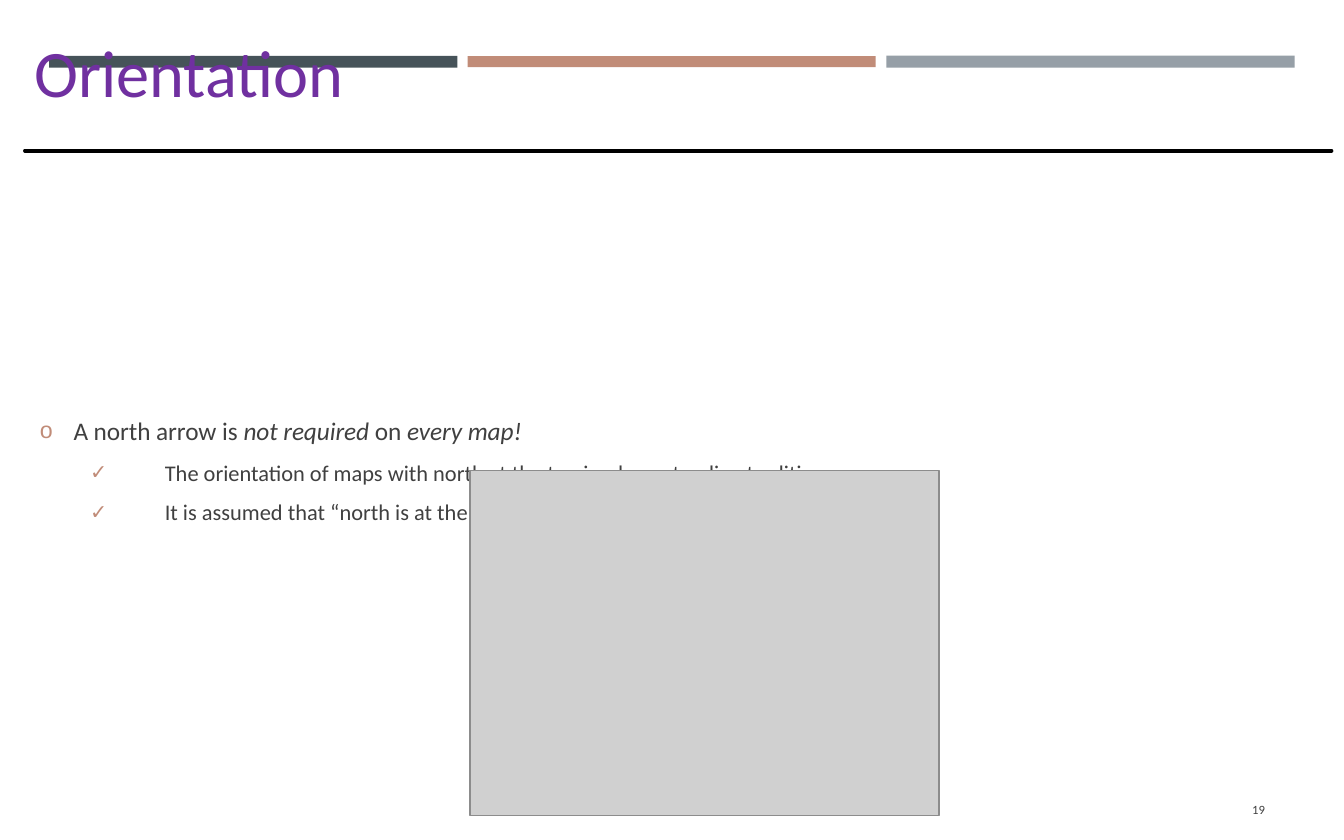
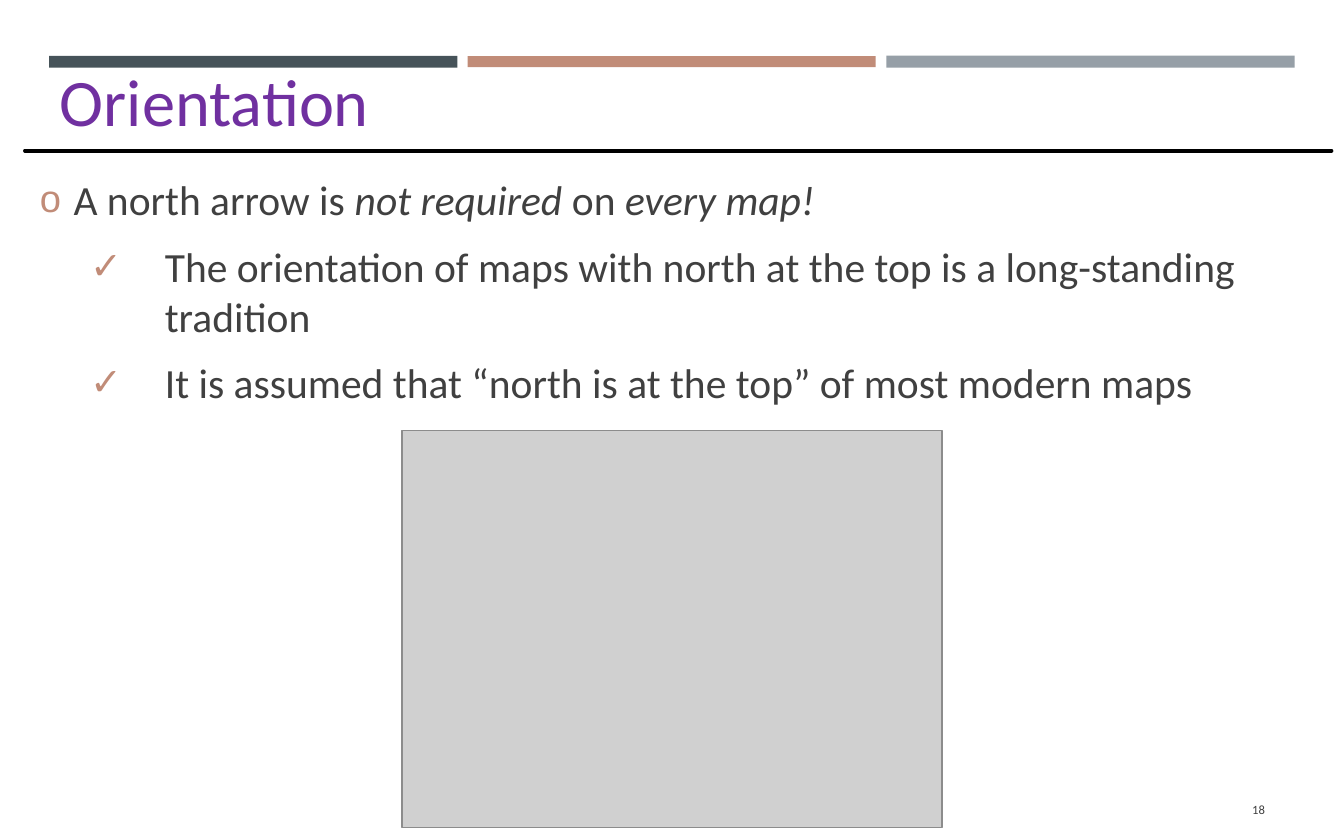
Before and after one commit to gisynw/GIS_I, a slide deck: slide 18 of docs/Lectures/Week07/Lecture07_GEOG2475_Thursday.pptx (slide 19 before the commit). Drawn at 1344x840 pixels with LibreOffice and Linux fonts; fonts in the diff are those of the drawing; grey boxes stand for pictures. Boxes give left, top, right and bottom in pixels: in the first picture for what was removed or moved away, otherwise in the second. Text is boxed around its words. In the diff, an @@ line names an element or a change of style, - is before the commit and + after.

```diff
--- a/docs/Lectures/Week07/Lecture07_GEOG2475_Thursday.pptx
+++ b/docs/Lectures/Week07/Lecture07_GEOG2475_Thursday.pptx
@@ text "Orientation": place and size @@
-text "Orientation" at box(34, 51, 343, 98)
+text "Orientation" at box(60, 80, 369, 127)
@@ text "A north arrow is not ...": place and size @@
-text "A north arrow is not ..." at box(74, 422, 825, 520)
+text "A north arrow is not ..." at box(74, 186, 1235, 405)
@@ text "A north arrow is not ..." at box(74, 186, 1235, 405): size 12.2 to 20 pt in "A north arrow is not required on ..."; size 10.8 to 20 pt in "The orientation of maps with north at ...", "It is assumed that “north is at ..."; more space between paragraphs @@
@@ picture: place and size @@
-picture at box(470, 470, 939, 815)
+picture at box(402, 430, 941, 827)
@@ page number at box(1252, 805, 1265, 814): text changed @@
-19
+18
```
Also in this commit, not shown: 11 other slides changed, 3 slides removed.
